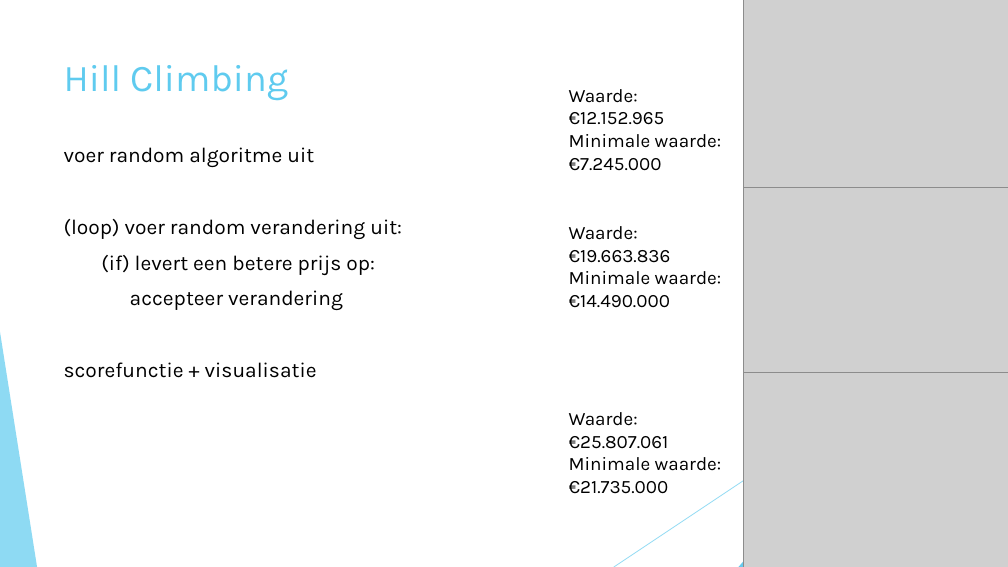
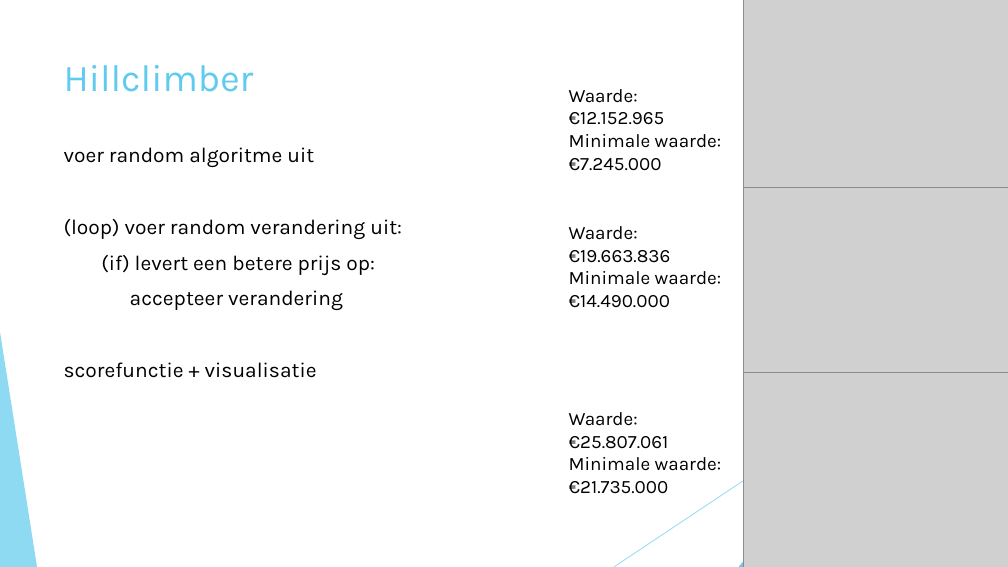
Before and after one commit to roosgreven/Heuristieken, a slide deck: slide 7 of files/presentatie heuristieken.pptx. Drawn at 1008x567 pixels with LibreOffice and Linux fonts; fonts in the diff are those of the drawing; grey boxes stand for pictures. Boxes give left, top, right and bottom in pixels: in the first picture for what was removed or moved away, otherwise in the second. Text is boxed around its words. In the diff, an @@ line names an element or a change of style, - is before the commit and + after.

```diff
--- a/files/presentatie heuristieken.pptx
+++ b/files/presentatie heuristieken.pptx
@@ title at (x1=64, y1=65, x2=254, y2=92): text changed @@
-Hill Climbing
+Hillclimber
```
Also in this commit, not shown: 1 other slide changed, 12 other files.
